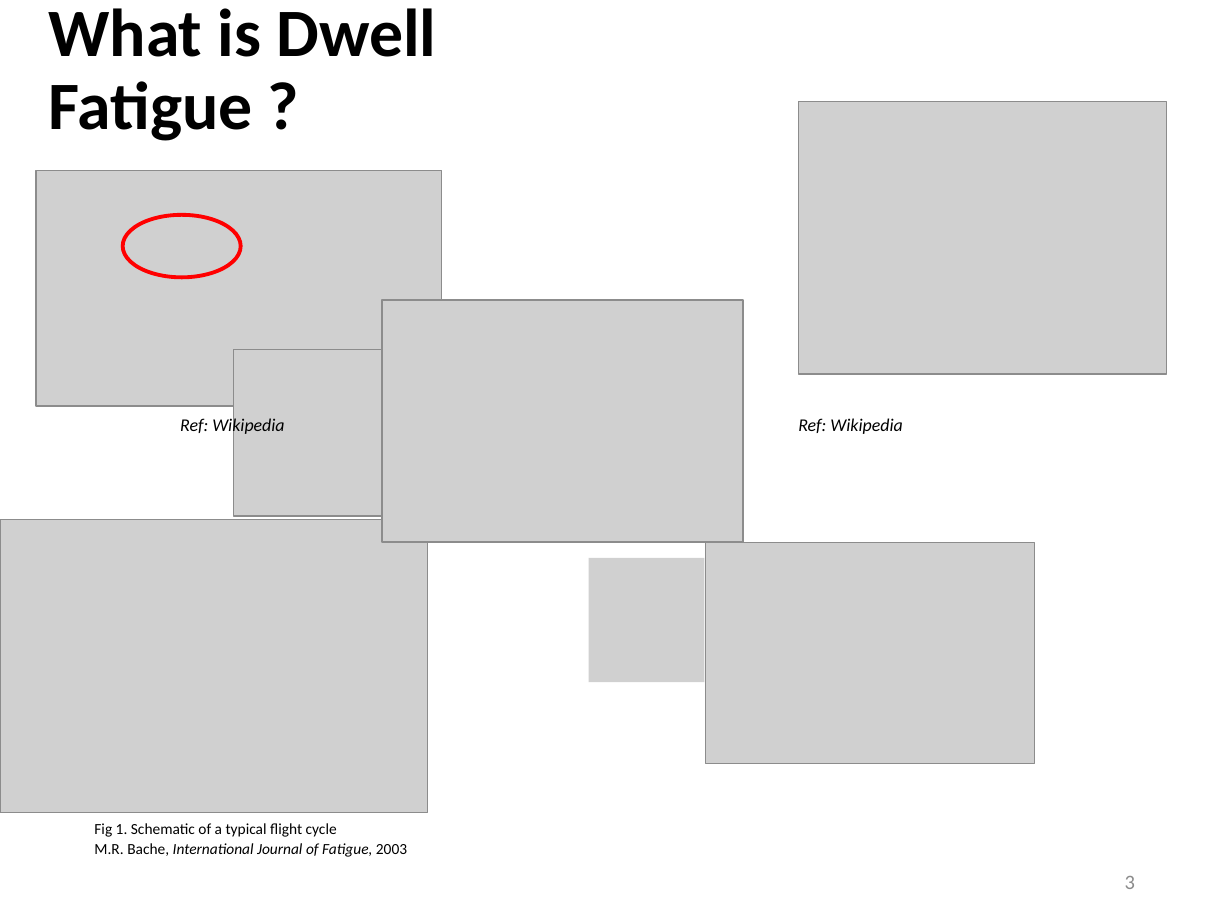
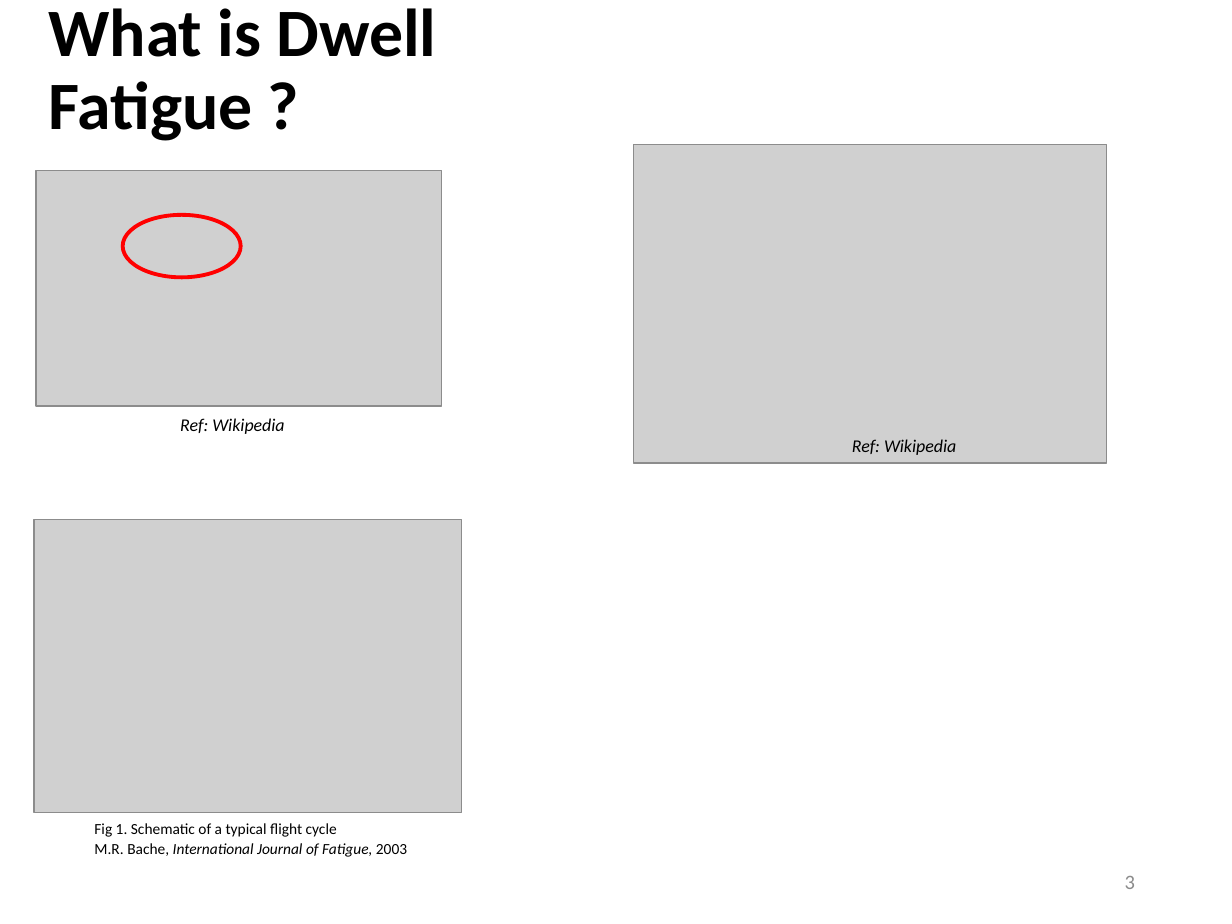
Before and after one commit to Sharanc25/Elements, a slide deck: slide 3 of Thesis/Comprehensive Exam/References/yazar.pptx. Drawn at 1232x924 pixels with LibreOffice and Linux fonts; fonts in the diff are those of the drawing; grey boxes stand for pictures. Boxes give left, top, right and bottom in pixels: in the first picture for what was removed or moved away, otherwise in the second. Text is boxed around its words. In the diff, an @@ line names an element or a change of style, - is before the commit and + after.

Commit message:
/ ‘Thesis/Comprehensive Exam/References/yazar.pptx’

```diff
--- a/Thesis/Comprehensive Exam/References/yazar.pptx
+++ b/Thesis/Comprehensive Exam/References/yazar.pptx
@@ picture removed at [798,101,1165,373] @@
@@ picture: place and size @@
-picture at [706,542,1035,764]
+picture at [633,144,1106,463]
@@ picture removed at [382,301,743,542] @@
@@ picture removed at [234,349,408,515] @@
@@ text "Ref: Wikipedia": place and size @@
-text "Ref: Wikipedia" at [798,418,902,434]
+text "Ref: Wikipedia" at [852,439,956,455]
@@ picture: place and size @@
-picture at [0,520,428,813]
+picture at [34,520,462,813]
@@ picture removed at [589,558,705,683] @@
```
